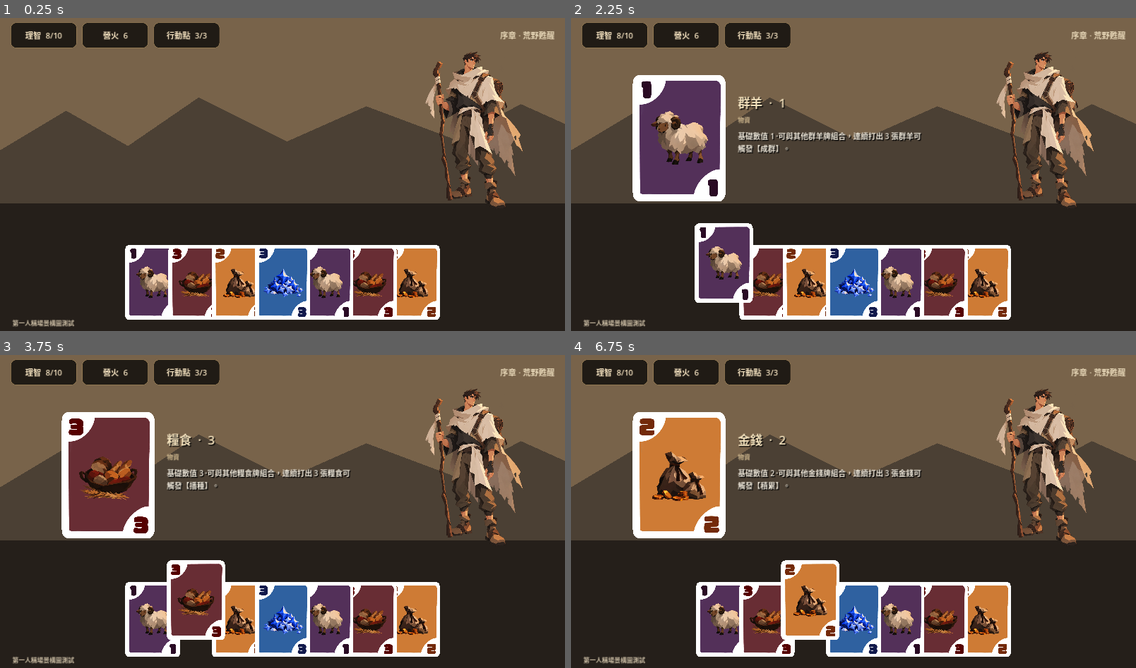
Above: before the commit, frames 1-4 (two rows, left to right).
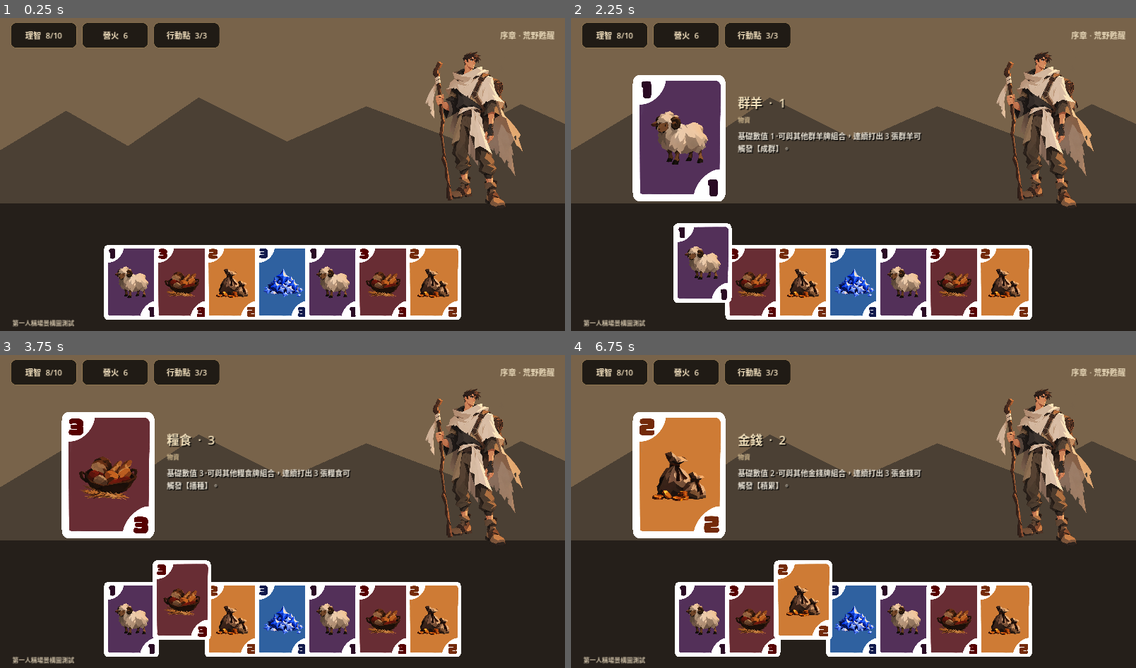
Above: after the commit, the same moments.

Repository: Timothy1007/shepherd
Game: Godot game, scene res://scenes/main.tscn
Same seed, same stepped clock (60 frames per second), same inputs: the game is played once before the commit and once after it.
Inputs (mouse positions are in pixels of both pictures, inside the frame that each line leads up to):
- Up to frame 1 (0.25 s): no input
- Up to frame 2 (2.25 s): click (723, 284) at 0.52 s; click (723, 262) at 1.27 s; click (700, 284) at 2.02 s
- Up to frame 3 (3.75 s): click (129, 599) at 2.77 s; click (197, 621) at 3.52 s
- Up to frame 4 (6.75 s): click (768, 599) at 4.27 s; click (751, 621) at 5.02 s; click (751, 599) at 5.77 s; click (808, 621) at 6.52 s

The runs differ from the first frame. In frame 1, 7.4% of the frame differs, in the area x 18-82%, y 72-97%; in frame 2, 8.0%; in frame 3, 8.1%, in the area x 18-82%, y 65-97%; in frame 4, 8.1%.

Commit message:
ui: unify hand stacking and reduce overlap

Diff:
--- a/godot/scripts/main.gd
+++ b/godot/scripts/main.gd
@@ -60,7 +60,7 @@
 
 	var hand=Control.new(); hand.position=Vector2(0,525); hand.size=Vector2(1280,180); hand.mouse_filter=Control.MOUSE_FILTER_PASS; add_child(hand)
 	var count: int = hand_cards.size()
-	var overlap: float = 32.0
+	var overlap: float = 16.0
 	var step: float = CARD_SIZE.x - overlap
 	var total_width: float = CARD_SIZE.x + step * float(count - 1)
 	var start_x: float = (1280.0 - total_width) * 0.5
@@ -70,7 +70,7 @@
 		var card=TextureButton.new(); card.size=CARD_SIZE; card.position=Vector2(start_x + step * float(i), 0); card.ignore_texture_size=true; card.stretch_mode=TextureButton.STRETCH_KEEP_ASPECT_CENTERED; card.texture_normal=load(item[2]); card.material=_rounded_card_material(0.065); hand.add_child(card)
 		card_home[card]=card.position
 		hand_cards_nodes.append(card)
-		card.z_index = int(100.0 - abs(float(i) - center) * 10.0)
+		card.z_index = i
 		card.mouse_entered.connect(func(c=card): _hover_card(c, true))
 		card.mouse_exited.connect(func(c=card): _hover_card(c, false))
 		card.pressed.connect(func(c=card, data=item): _select_card(c, data))
@@ -156,8 +156,7 @@
 	if index < 0:
 		card.z_index=0
 		return
-	var center: float = float(hand_cards_nodes.size() - 1) * 0.5
-	card.z_index=int(100.0 - abs(float(index) - center) * 10.0)
+	card.z_index=index
 
 func _tween_card(card: TextureButton, target_pos: Vector2, target_scale: Vector2) -> void:
 	if card_tweens.has(card) and is_instance_valid(card_tweens[card]):
